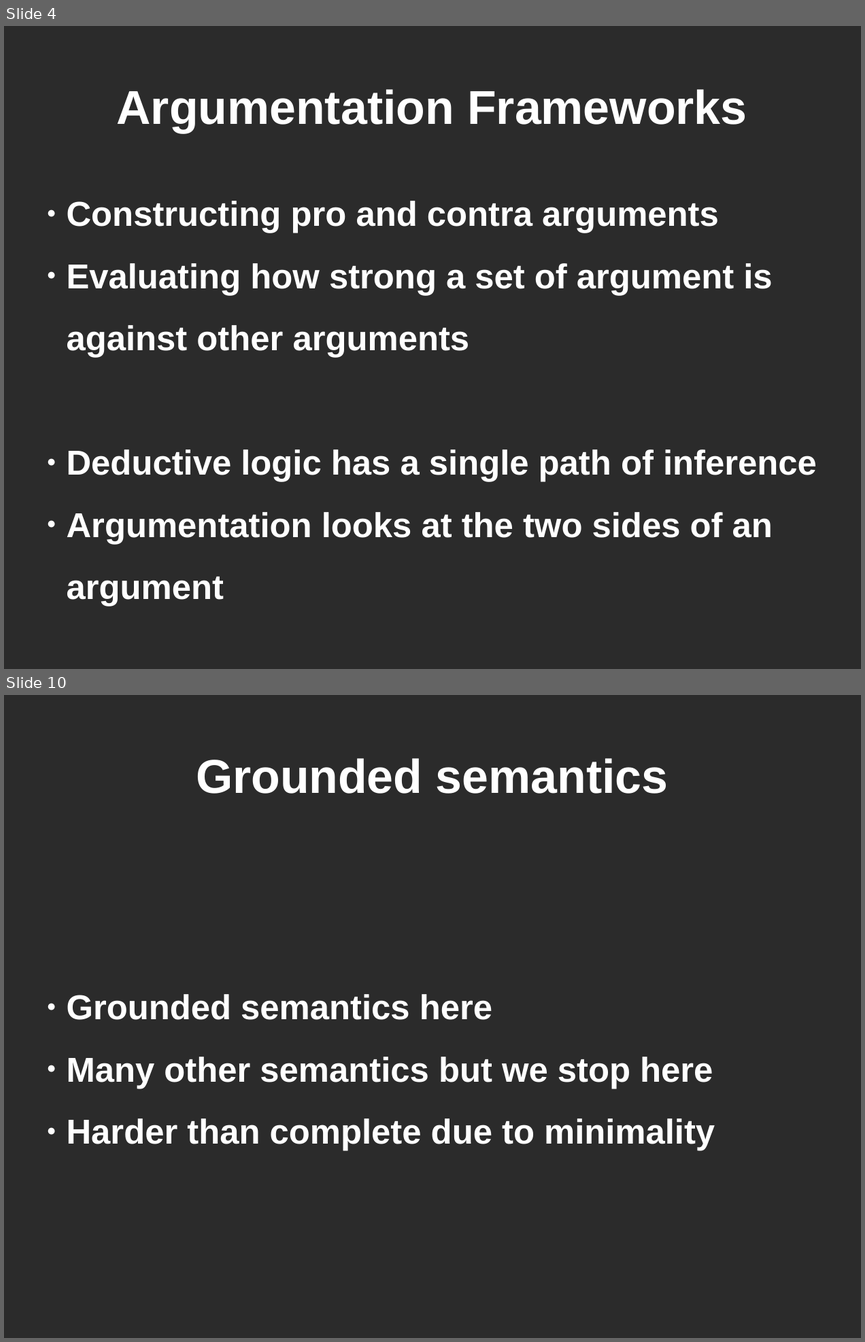
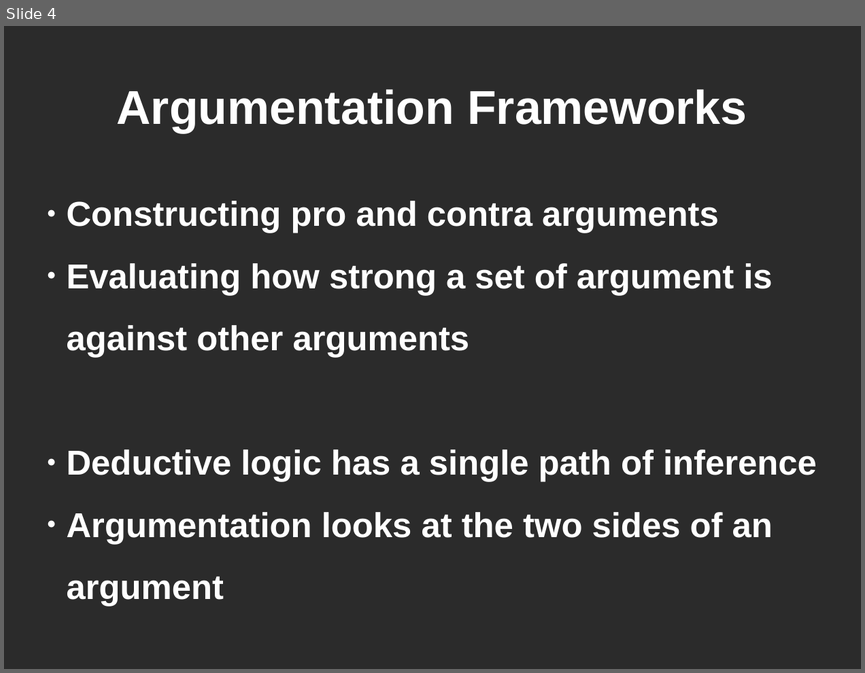
Before and after one commit to lethalman/thesis, a slide deck: doc/summary.odp. Shown one above the other, each under a label of ours: slides 4 and 10 before the commit, slide 4 after it; the slides between them are not shown. The pictures are 865x1342 and 865x673 pixels, drawn with LibreOffice and Linux fonts; fonts in the diff are those of the drawing; background and template pictures are left out; a plain dark background stands for a picture behind light text. Boxes give left, top, right and bottom in pixels: in the first picture for what was removed or moved away, otherwise in the second. Text is boxed around its words. In the diff, an @@ line names an element or a change of style, - is before the commit and + after.

```diff
--- a/doc/summary.odp
+++ b/doc/summary.odp
@@ slide 10 removed at box(4, 695, 861, 1338), background picture (left out) @@
@@ title removed at box(196, 758, 668, 794) @@
-Grounded semantics
@@ subtitle removed at box(67, 994, 715, 1151) @@
-● Grounded semantics here
-● Many other semantics but we stop here
-● Harder than complete due to minimality
```
Also in this commit, not shown: 5 slides changed, 4 slides added, 5 other slides removed, 21 other files.
